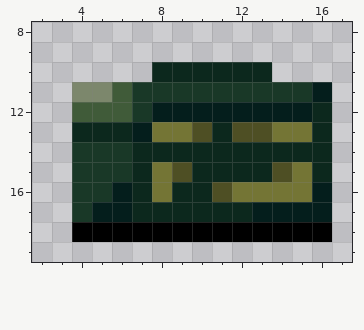
Pixel-art sprite, stored at gfx/UltimateCataclysm/pngs_small_20x20/items/containers/ammunition_can_50.png. The first picture shows the starting point.
The file is 20x20 pixels. Shown: x 2..17, y 8..19.
Once edited:
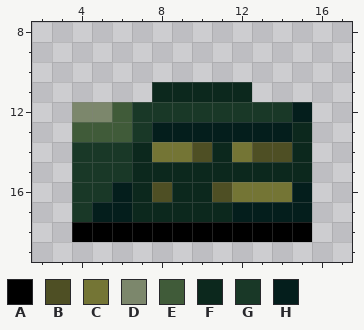
Palette (. is transparent): A #000000  B #4e4f24  C #747535  D #7c876c  E #405b39  F #0c281d  G #193827  H #041e1c
Changes in this commit:
y 10: x 8..13 FFFFFF -> ......
y 11: x 4..16 DDEGGGGGGGGGH -> ....FFFFF....
y 12: x 4..5 EE -> DD; x 8..14 HHHHHHH -> GGGGGGG; x 16 F -> .
y 13: x 4..16 FFFHCCBFBBCCF -> EEEGHHHHHHHF.
y 14: x 8..10 FFF -> CCB; x 12..14 FFF -> CBB; x 16 F -> .
y 15: x 8..9 CB -> FF; x 14..16 BCF -> FF.
y 16: x 8 C -> B; x 15..16 CH -> H.
y 17: x 12 F -> H; x 16 H -> .
y 18: x 16 A -> .
Changed places in both pictures, as pixel boxes (x1, y1, x2, y2):
changed: (72, 62, 332, 242)
